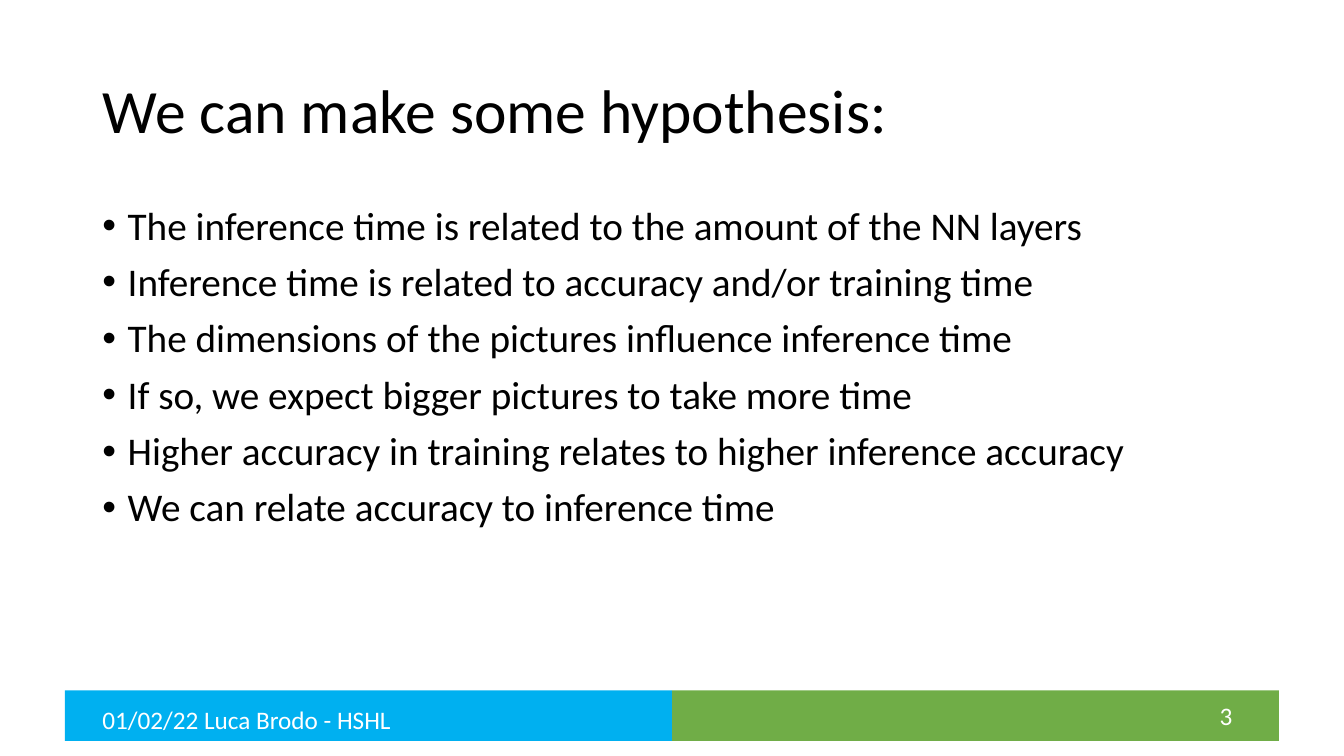
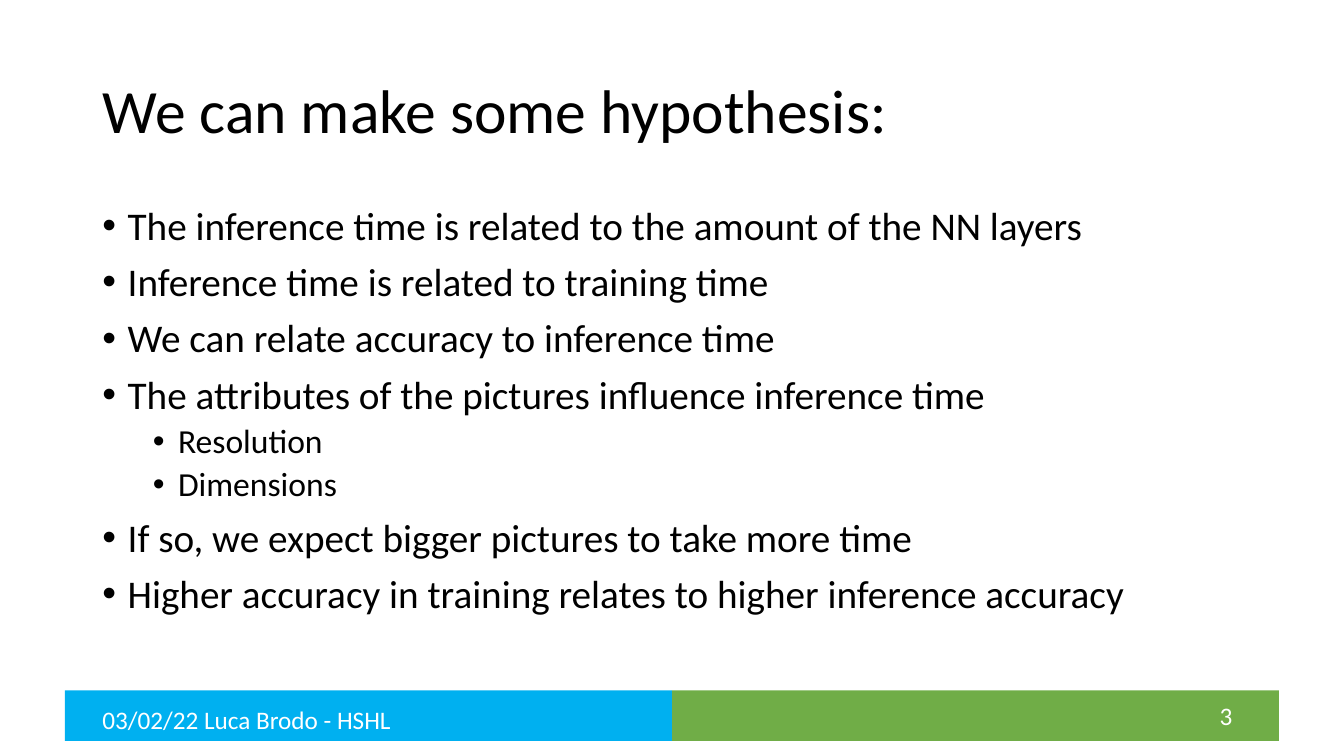
Before and after one commit to brodoluca/FinalThesisHSHL, a slide deck: slide 3 of Presentation/Thesis_Luca_brodo.pptx. Drawn at 1344x756 pixels with LibreOffice and Linux fonts; fonts in the diff are those of the drawing. Boxes give left, top, right and bottom in pixels: in the first picture for what was removed or moved away, otherwise in the second. Text is boxed around its words. In the diff, an @@ line names an element or a change of style, - is before the commit and + after.

Commit message:
changed pictures description and added something to the presentation

```diff
--- a/Presentation/Thesis_Luca_brodo.pptx
+++ b/Presentation/Thesis_Luca_brodo.pptx
@@ text at [128, 268, 985, 497]: text changed @@
-• Inference time is related to accuracy and/or training time
-• The dimensions of the pictures influence inference time
+• Inference time is related to training time
+• We can relate accuracy to inference time
+• The attributes of the pictures influence inference time
+  • Resolution
+  • Dimensions
@@ text at [128, 493, 775, 528]: paragraph removed @@
-• We can relate accuracy to inference time
@@ text at [102, 711, 391, 730]: text changed @@
-01/02/22 Luca Brodo - HSHL
+03/02/22 Luca Brodo - HSHL
```
Also in this commit, not shown: 4 other slides changed, 19 other files.
